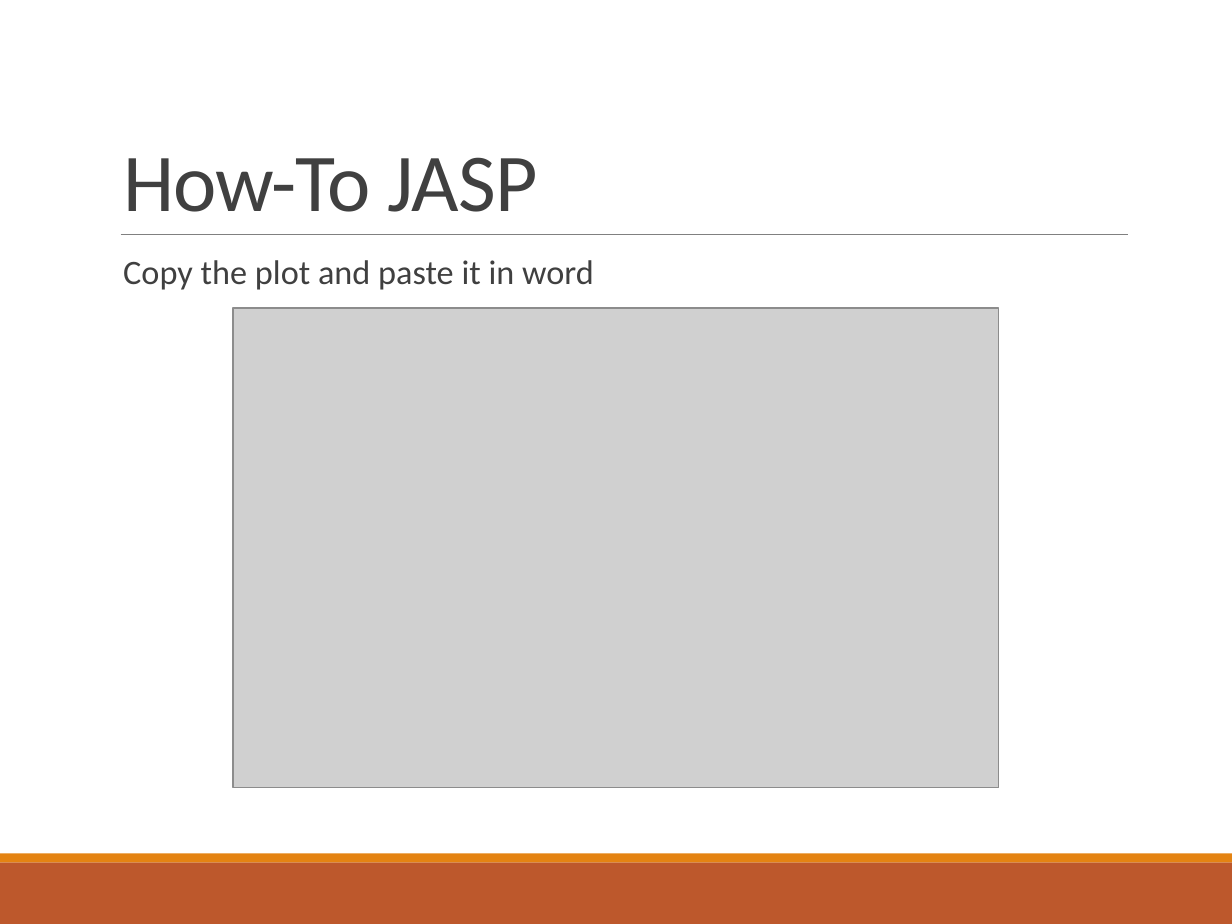
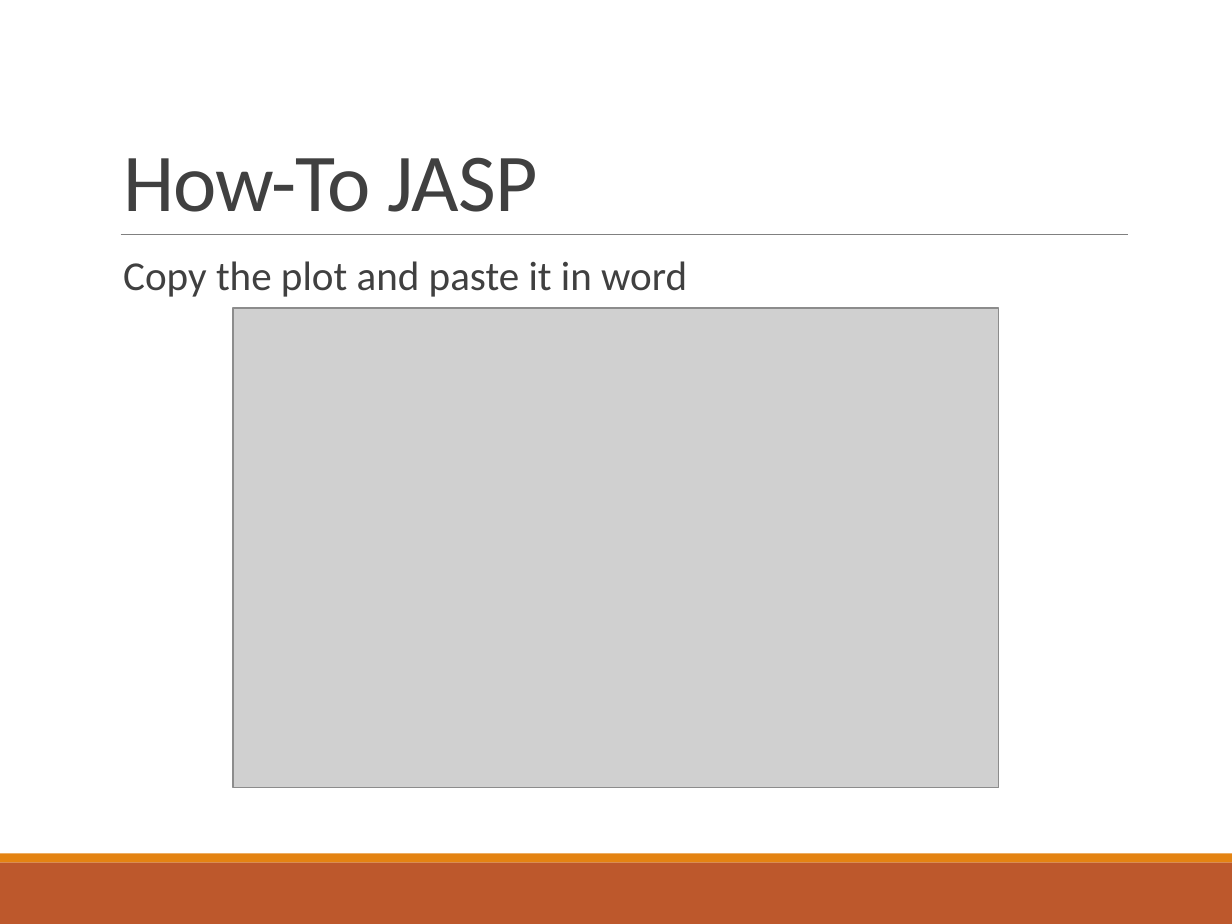
Before and after one commit to doomlab/PSY-200, a slide deck: slide 13 of Fall2018 Lecture Notes/Chapter 2 Lecture.pptx. Drawn at 1232x924 pixels with LibreOffice and Linux fonts; fonts in the diff are those of the drawing; grey boxes stand for pictures. Boxes give left, top, right and bottom in pixels: in the first picture for what was removed or moved away, otherwise in the second. Text is boxed around its words. In the diff, an @@ line names an element or a change of style, - is before the commit and + after.

```diff
--- a/Fall2018 Lecture Notes/Chapter 2 Lecture.pptx
+++ b/Fall2018 Lecture Notes/Chapter 2 Lecture.pptx
@@ text "Copy the plot and paste ..." at (123,261,687,297): size 20 to 24 pt @@
```
Also in this commit, not shown: 18 other slides changed, 6 other files.
